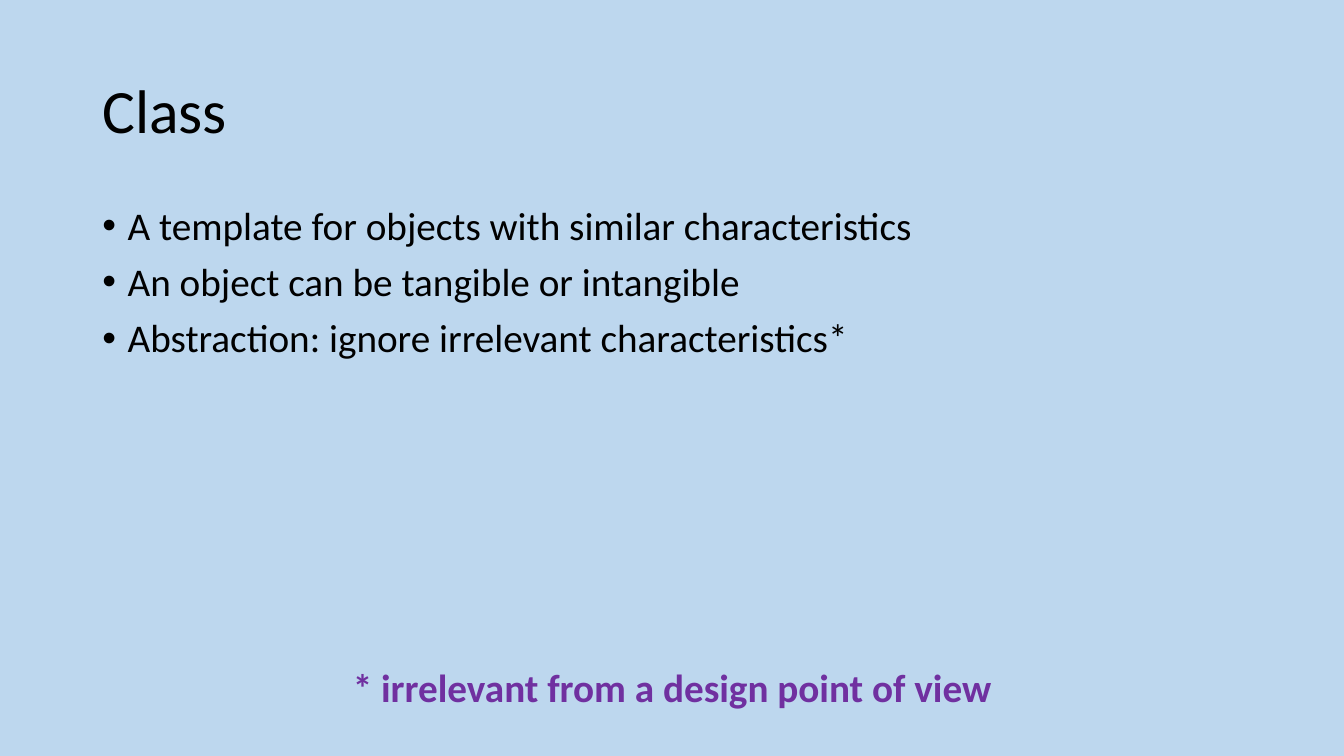
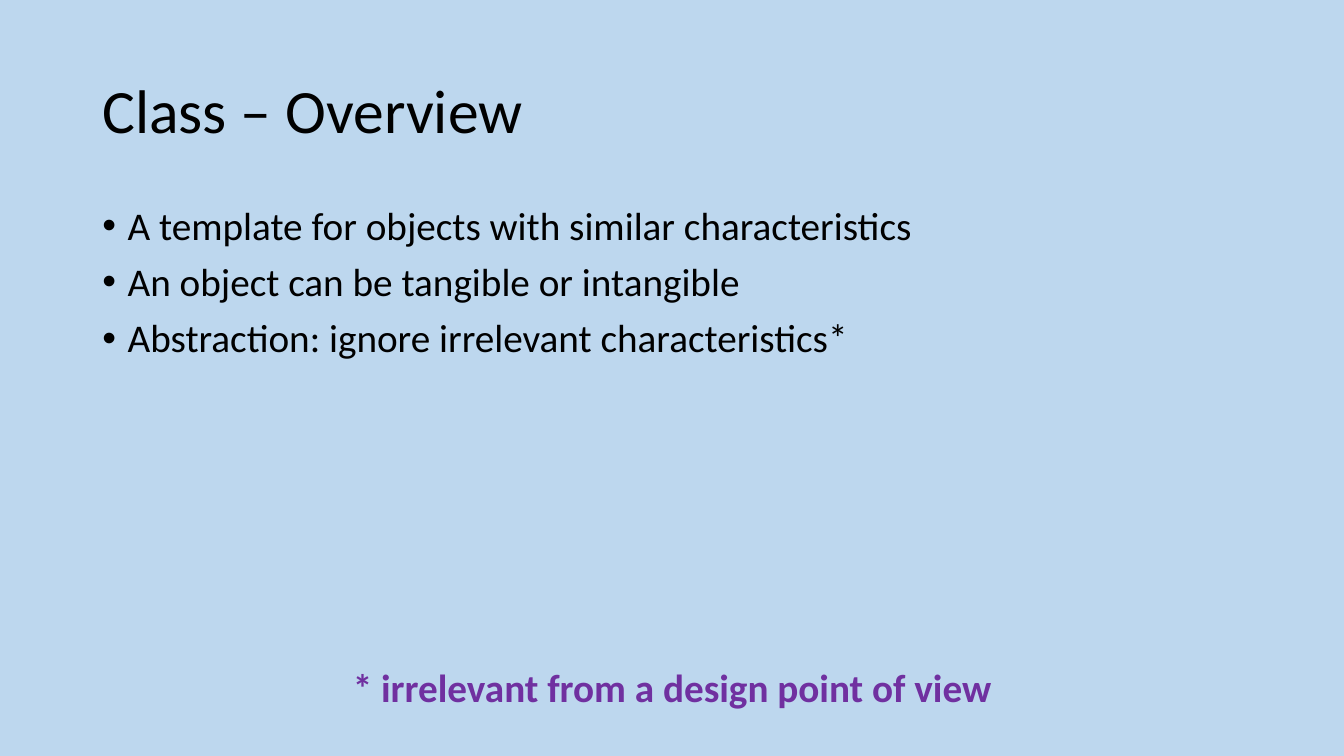
Before and after one commit to MrFriendCS/MrFriendCS.github.io, a slide deck: slide 17 of ah-cs/sdd/AH CS SDD Slides.pptx. Drawn at 1344x756 pixels with LibreOffice and Linux fonts; fonts in the diff are those of the drawing. Boxes give left, top, right and bottom in pixels: in the first picture for what was removed or moved away, otherwise in the second. Text is boxed around its words. In the diff, an @@ line names an element or a change of style, - is before the commit and + after.

```diff
--- a/ah-cs/sdd/AH CS SDD Slides.pptx
+++ b/ah-cs/sdd/AH CS SDD Slides.pptx
@@ title at [102, 90, 523, 134]: text changed @@
-Class
+Class – Overview
```
Also in this commit, not shown: 4 other slides changed, 4 slides added, 2 other files.
